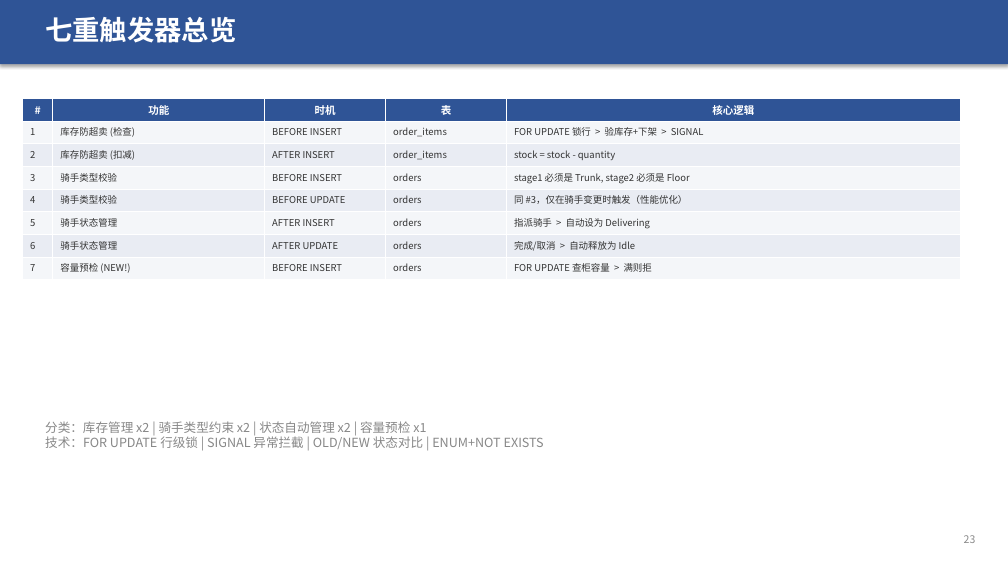
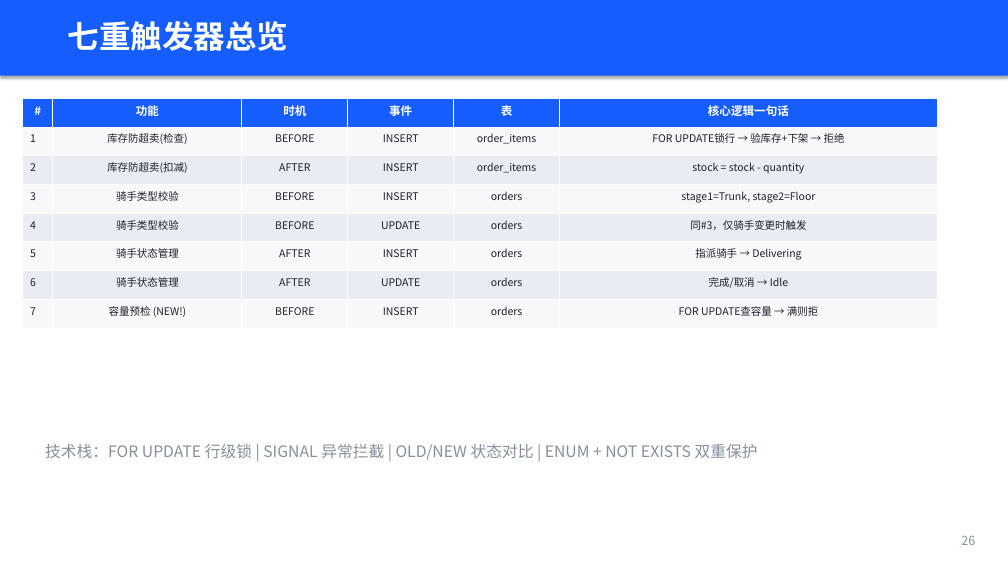
Before and after one commit to sou1maker/database, a slide deck: slide 26 of 校园外卖两段式配送系统_答辩汇报.pptx (slide 23 before the commit). Drawn at 1008x567 pixels with LibreOffice and Linux fonts; fonts in the diff are those of the drawing. Boxes give left, top, right and bottom in pixels: in the first picture for what was removed or moved away, otherwise in the second. Text is boxed around its words. In the diff, an @@ line names an element or a change of style, - is before the commit and + after.

```diff
--- a/校园外卖两段式配送系统_答辩汇报.pptx
+++ b/校园外卖两段式配送系统_答辩汇报.pptx
@@ rectangle resized from (x1=0, y1=0, x2=1008, y2=64) to (x1=0, y1=0, x2=1008, y2=76) @@
@@ rectangle at (x1=0, y1=0, x2=1008, y2=76): fill #2F5496 to #165DFF @@
@@ text "七重触发器总览" moved from (x1=45, y1=16, x2=236, y2=43) to (x1=68, y1=21, x2=288, y2=51) @@
@@ text "七重触发器总览" at (x1=68, y1=21, x2=288, y2=51): size 26 to 30 pt @@
@@ table at (x1=23, y1=98, x2=938, y2=328) @@
-column 2: 功能 | 库存防超卖 (检查) | 库存防超卖 (扣减) | 骑手类型校验 | 骑手类型校验 | 骑手状态管理 | 骑手状态管理 | 容量预检 (NEW!)
-column 3: 时机 | BEFORE INSERT | AFTER INSERT | BEFORE INSERT | BEFORE UPDATE | AFTER INSERT | AFTER UPDATE | BEFORE INSERT
+column 2: 功能 | 库存防超卖(检查) | 库存防超卖(扣减) | 骑手类型校验 | 骑手类型校验 | 骑手状态管理 | 骑手状态管理 | 容量预检 (NEW!)
+column 3: 时机 | BEFORE | AFTER | BEFORE | BEFORE | AFTER | AFTER | BEFORE
+column 4: 事件 | INSERT | INSERT | INSERT | UPDATE | INSERT | UPDATE | INSERT
-column 5: 核心逻辑 | FOR UPDATE 锁行 > 验库存+下架 > SIGNAL | stock = stock - quantity | stage1 必须是 Trunk, stage2 必须是 Floor | 同 #3，仅在骑手变更时触发（性能优化） | 指派骑手 > 自动设为 Delivering | 完成/取消 > 自动释放为 Idle | FOR UPDATE 查柜容量 > 满则拒
+column 6: 核心逻辑一句话 | FOR UPDATE锁行 → 验库存+下架 → 拒绝 | stock = stock - quantity | stage1=Trunk, stage2=Floor | 同#3，仅骑手变更时触发 | 指派骑手 → Delivering | 完成/取消 → Idle | FOR UPDATE查容量 → 满则拒
@@ table resized from (x1=23, y1=98, x2=960, y2=280) to (x1=23, y1=98, x2=938, y2=328) @@
@@ text at (x1=45, y1=444, x2=758, y2=460): text changed; size 12 to 15 pt; text colour #888888 to #86909C @@
-分类：库存管理 x2 | 骑手类型约束 x2 | 状态自动管理 x2 | 容量预检 x1
-技术：FOR UPDATE 行级锁 | SIGNAL 异常拦截 | OLD/NEW 状态对比 | ENUM+NOT EXISTS
+技术栈：FOR UPDATE 行级锁 | SIGNAL 异常拦截 | OLD/NEW 状态对比 | ENUM + NOT EXISTS 双重保护
@@ text added at (x1=961, y1=535, x2=975, y2=545), 12 pt, text #86909C @@
+26
@@ text removed at (x1=964, y1=535, x2=976, y2=543) @@
-23
```
Also in this commit, not shown: 32 other slides changed, 14 slides added, 9 slides removed, 1 other file.
